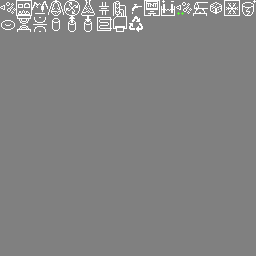
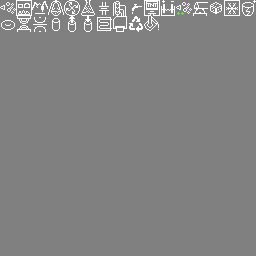
Two versions of the same layered image (256x256). Layer-by-layer changes:
painted on "Background" over 144, 16, 159, 31
